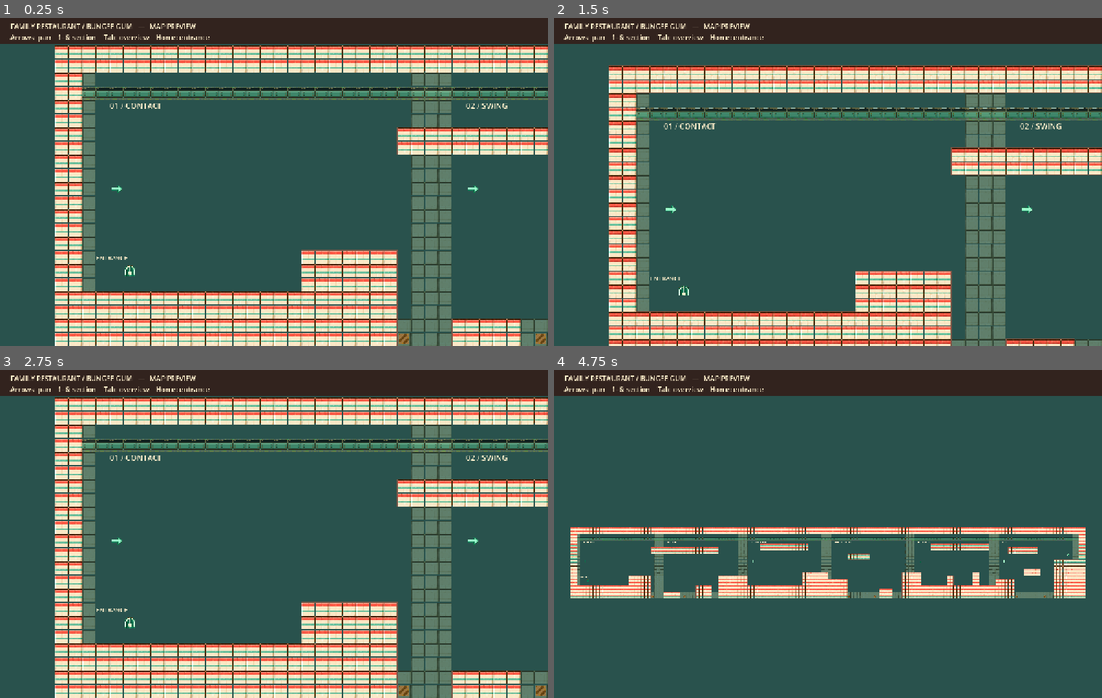
Above: before the commit, frames 1-4 (two rows, left to right).
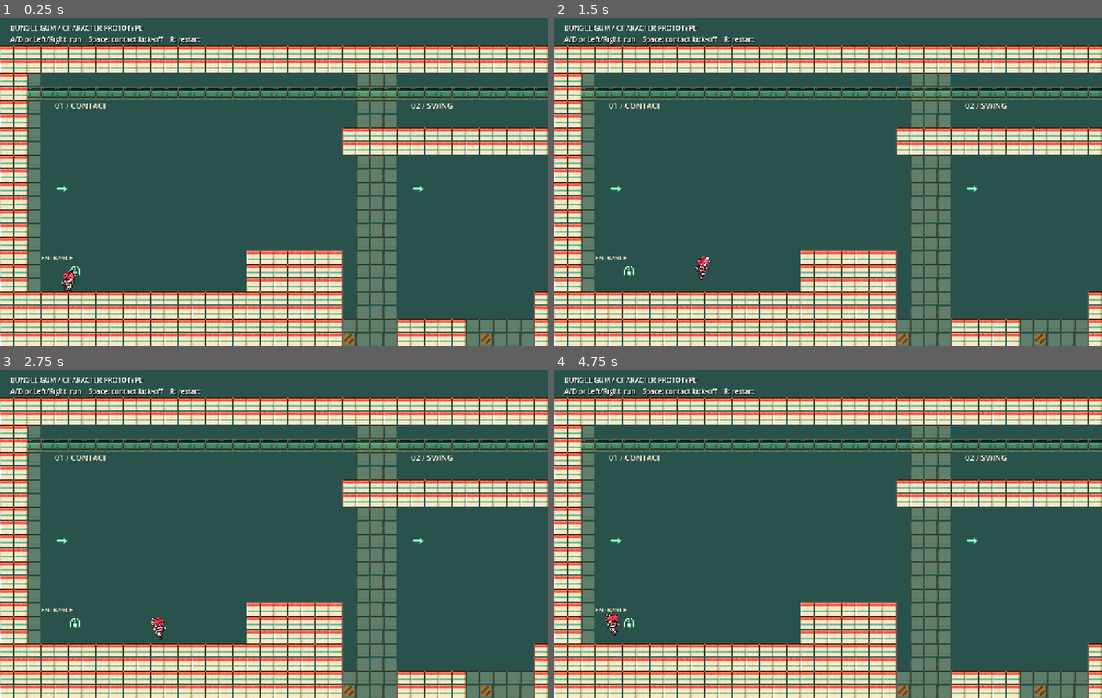
Above: after the commit, the same moments.

Repository: syun77/gd_bungee_gum
Game: Godot game, scene res://scenes/game.tscn
Same seed, same stepped clock (60 frames per second), same inputs: the game is played once before the commit and once after it. Before the commit the project starts from res://scenes/map_preview.tscn.
Inputs:
- Up to frame 1 (0.25 s): no input
- Up to frame 2 (1.5 s): tap Enter at 0.5 s; hold D (move_right, bound only after the commit) from 0.53 s (still down); tap Space (kick_off, bound only after the commit) at 0.6, 1.35 s; tap Up (ui_up) at 0.77 s
- Up to frame 3 (2.75 s): tap Up (ui_up) at 1.52 s; release D (move_right, bound only after the commit) at 2.03 s; hold A (move_left, bound only after the commit) from 2.03 s (still down); tap 1 at 2.1 s; tap Space (kick_off, bound only after the commit) at 2.3 s
- Up to frame 4 (4.75 s): release A (move_left, bound only after the commit) at 2.78 s; hold D (move_right, bound only after the commit) 2.78-4.28 s; tap 6 at 2.85 s; tap Up (ui_up) at 3.02, 3.77, 4.52 s; tap Space (kick_off, bound only after the commit) at 3.05, 3.8, 4.35 s; tap Tab at 3.6 s; tap R (restart, bound only after the commit) at 4.15 s; hold A (move_left, bound only after the commit) from 4.28 s (still down)

The runs differ from the first frame. In frame 1, 33% of the frame differs, in the area x 0-100%, y 0-100%; in frame 2, 59%; in frame 3, 33%; in frame 4, 54%.

Commit message:
キャラクターを実装中

Diff:
--- /dev/null
+++ b/gd-bungee-gum/assets/characters/teto/gum_animations.tres
@@ -0,0 +1,123 @@
+[gd_resource type="SpriteFrames" load_steps=28 format=3]
+
+[ext_resource type="Texture2D" path="res://assets/characters/teto/teto_gum_fire.png" id="fire"]
+[ext_resource type="Texture2D" path="res://assets/characters/teto/teto_gum_pull.png" id="pull"]
+[ext_resource type="Texture2D" path="res://assets/characters/teto/teto_gum_hang.png" id="hang"]
+
+[sub_resource type="AtlasTexture" id="fire_0"]
+atlas = ExtResource("fire")
+region = Rect2(0, 0, 256, 256)
+
+[sub_resource type="AtlasTexture" id="fire_1"]
+atlas = ExtResource("fire")
+region = Rect2(256, 0, 256, 256)
+
+[sub_resource type="AtlasTexture" id="fire_2"]
+atlas = ExtResource("fire")
+region = Rect2(512, 0, 256, 256)
+
+[sub_resource type="AtlasTexture" id="fire_3"]
+atlas = ExtResource("fire")
+region = Rect2(768, 0, 256, 256)
+
+[sub_resource type="AtlasTexture" id="fire_4"]
+atlas = ExtResource("fire")
+region = Rect2(0, 256, 256, 256)
+
+[sub_resource type="AtlasTexture" id="fire_5"]
+atlas = ExtResource("fire")
+region = Rect2(256, 256, 256, 256)
+
+[sub_resource type="AtlasTexture" id="fire_6"]
+atlas = ExtResource("fire")
+region = Rect2(512, 256, 256, 256)
+
+[sub_resource type="AtlasTexture" id="fire_7"]
+atlas = ExtResource("fire")
+region = Rect2(768, 256, 256, 256)
+
+[sub_resource type="AtlasTexture" id="pull_0"]
+atlas = ExtResource("pull")
+region = Rect2(0, 0, 256, 256)
+
+[sub_resource type="AtlasTexture" id="pull_1"]
+atlas = ExtResource("pull")
+region = Rect2(256, 0, 256, 256)
+
+[sub_resource type="AtlasTexture" id="pull_2"]
+atlas = ExtResource("pull")
+region = Rect2(512, 0, 256, 256)
+
+[sub_resource type="AtlasTexture" id="pull_3"]
+atlas = ExtResource("pull")
+region = Rect2(768, 0, 256, 256)
+
+[sub_resource type="AtlasTexture" id="pull_4"]
+atlas = ExtResource("pull")
+region = Rect2(0, 256, 256, 256)
+
+[sub_resource type="AtlasTexture" id="pull_5"]
+atlas = ExtResource("pull")
+region = Rect2(256, 256, 256, 256)
+
+[sub_resource type="AtlasTexture" id="pull_6"]
+atlas = ExtResource("pull")
+region = Rect2(512, 256, 256, 256)
+
+[sub_resource type="AtlasTexture" id="pull_7"]
+atlas = ExtResource("pull")
+region = Rect2(768, 256, 256, 256)
+
+[sub_resource type="AtlasTexture" id="hang_0"]
+atlas = ExtResource("hang")
+region = Rect2(0, 0, 256, 256)
+
+[sub_resource type="AtlasTexture" id="hang_1"]
+atlas = ExtResource("hang")
+region = Rect2(256, 0, 256, 256)
+
+[sub_resource type="AtlasTexture" id="hang_2"]
+atlas = ExtResource("hang")
+region = Rect2(512, 0, 256, 256)
+
+[sub_resource type="AtlasTexture" id="hang_3"]
+atlas = ExtResource("hang")
+region = Rect2(768, 0, 256, 256)
+
+[sub_resource type="AtlasTexture" id="hang_4"]
+atlas = ExtResource("hang")
+region = Rect2(0, 256, 256, 256)
+
+[sub_resource type="AtlasTexture" id="hang_5"]
+atlas = ExtResource("hang")
+region = Rect2(256, 256, 256, 256)
+
+[sub_resource type="AtlasTexture" id="hang_6"]
+atlas = ExtResource("hang")
+region = Rect2(512, 256, 256, 256)
+
+[sub_resource type="AtlasTexture" id="hang_7"]
+atlas = ExtResource("hang")
+region = Rect2(768, 256, 256, 256)
+
+[resource]
+animations = [
+{
+"frames": [{"duration": 1.0, "texture": SubResource("fire_0")}, {"duration": 1.0, "texture": SubResource("fire_1")}, {"duration": 1.0, "texture": SubResource("fire_2")}, {"duration": 1.0, "texture": SubResource("fire_3")}, {"duration": 1.0, "texture": SubResource("fire_4")}, {"duration": 1.0, "texture": SubResource("fire_5")}, {"duration": 1.0, "texture": SubResource("fire_6")}, {"duration": 1.0, "texture": SubResource("fire_7")}],
+"loop": false,
+"name": &"gum_fire",
+"speed": 12.0
+},
+{
+"frames": [{"duration": 1.0, "texture": SubResource("pull_0")}, {"duration": 1.0, "texture": SubResource("pull_1")}, {"duration": 1.0, "texture": SubResource("pull_2")}, {"duration": 1.0, "texture": SubResource("pull_3")}, {"duration": 1.0, "texture": SubResource("pull_4")}, {"duration": 1.0, "texture": SubResource("pull_5")}, {"duration": 1.0, "texture": SubResource("pull_6")}, {"duration": 1.0, "texture": SubResource("pull_7")}],
+"loop": true,
+"name": &"gum_pull",
+"speed": 8.0
+},
+{
+"frames": [{"duration": 1.0, "texture": SubResource("hang_0")}, {"duration": 1.0, "texture": SubResource("hang_1")}, {"duration": 1.0, "texture": SubResource("hang_2")}, {"duration": 1.0, "texture": SubResource("hang_3")}, {"duration": 1.0, "texture": SubResource("hang_4")}, {"duration": 1.0, "texture": SubResource("hang_5")}, {"duration": 1.0, "texture": SubResource("hang_6")}, {"duration": 1.0, "texture": SubResource("hang_7")}],
+"loop": true,
+"name": &"gum_hang",
+"speed": 8.0
+}
+]
--- a/gd-bungee-gum/project.godot
+++ b/gd-bungee-gum/project.godot
@@ -11,7 +11,7 @@
 [application]
 
 config/name="gd_bungee_gum"
-run/main_scene="res://scenes/map_preview.tscn"
+run/main_scene="res://scenes/game.tscn"
 config/features=PackedStringArray("4.5", "GL Compatibility")
 config/icon="res://icon.svg"
 
@@ -25,6 +25,26 @@
 window/stretch/mode="canvas_items"
 window/stretch/aspect="expand"
 
+
+[input]
+
+move_left={
+"deadzone": 0.2,
+"events": [Object(InputEventKey,"physical_keycode":65), Object(InputEventKey,"physical_keycode":4194321)]
+}
+move_right={
+"deadzone": 0.2,
+"events": [Object(InputEventKey,"physical_keycode":68), Object(InputEventKey,"physical_keycode":4194323)]
+}
+kick_off={
+"deadzone": 0.2,
+"events": [Object(InputEventKey,"physical_keycode":32)]
+}
+restart={
+"deadzone": 0.2,
+"events": [Object(InputEventKey,"physical_keycode":82)]
+}
+
 [physics]
 
 3d/physics_engine="Jolt Physics"
--- /dev/null
+++ b/gd-bungee-gum/scenes/characters/player.tscn
@@ -0,0 +1,121 @@
+[gd_scene load_steps=29 format=3]
+
+[ext_resource type="Script" path="res://scripts/player.gd" id="1"]
+[ext_resource type="Texture2D" path="res://assets/characters/teto_idle.png" id="2"]
+[ext_resource type="Texture2D" path="res://assets/characters/teto_run.png" id="3"]
+[ext_resource type="Texture2D" path="res://assets/characters/teto_jump.png" id="4"]
+
+[sub_resource type="AtlasTexture" id="idle_0"]
+atlas = ExtResource("2")
+region = Rect2(0, 0, 256, 256)
+
+[sub_resource type="AtlasTexture" id="idle_1"]
+atlas = ExtResource("2")
+region = Rect2(256, 0, 256, 256)
+
+[sub_resource type="AtlasTexture" id="idle_2"]
+atlas = ExtResource("2")
+region = Rect2(512, 0, 256, 256)
+
+[sub_resource type="AtlasTexture" id="idle_3"]
+atlas = ExtResource("2")
+region = Rect2(768, 0, 256, 256)
+
+[sub_resource type="AtlasTexture" id="idle_4"]
+atlas = ExtResource("2")
+region = Rect2(0, 256, 256, 256)
+
+[sub_resource type="AtlasTexture" id="idle_5"]
+atlas = ExtResource("2")
+region = Rect2(256, 256, 256, 256)
+
+[sub_resource type="AtlasTexture" id="run_0"]
+atlas = ExtResource("3")
+region = Rect2(0, 0, 256, 256)
+
+[sub_resource type="AtlasTexture" id="run_1"]
+atlas = ExtResource("3")
+region = Rect2(256, 0, 256, 256)
+
+[sub_resource type="AtlasTexture" id="run_2"]
+atlas = ExtResource("3")
+region = Rect2(512, 0, 256, 256)
+
+[sub_resource type="AtlasTexture" id="run_3"]
+atlas = ExtResource("3")
+region = Rect2(768, 0, 256, 256)
+
+[sub_resource type="AtlasTexture" id="run_4"]
+atlas = ExtResource("3")
+region = Rect2(0, 256, 256, 256)
+
+[sub_resource type="AtlasTexture" id="run_5"]
+atlas = ExtResource("3")
+region = Rect2(256, 256, 256, 256)
+
+[sub_resource type="AtlasTexture" id="run_6"]
+atlas = ExtResource("3")
+region = Rect2(512, 256, 256, 256)
+
+[sub_resource type="AtlasTexture" id="run_7"]
+atlas = ExtResource("3")
+region = Rect2(768, 256, 256, 256)
+
+[sub_resource type="AtlasTexture" id="jump_0"]
+atlas = ExtResource("4")
+region = Rect2(0, 0, 256, 256)
+
+[sub_resource type="AtlasTexture" id="jump_1"]
+atlas = ExtResource("4")
+region = Rect2(256, 0, 256, 256)
+
+[sub_resource type="AtlasTexture" id="jump_2"]
+atlas = ExtResource("4")
+region = Rect2(512, 0, 256, 256)
+
+[sub_resource type="AtlasTexture" id="jump_3"]
+atlas = ExtResource("4")
+region = Rect2(768, 0, 256, 256)
+
+[sub_resource type="AtlasTexture" id="jump_4"]
+atlas = ExtResource("4")
+region = Rect2(0, 256, 256, 256)
+
+[sub_resource type="AtlasTexture" id="jump_5"]
+atlas = ExtResource("4")
+region = Rect2(256, 256, 256, 256)
+
+[sub_resource type="AtlasTexture" id="jump_6"]
+atlas = ExtResource("4")
+region = Rect2(512, 256, 256, 256)
+
+[sub_resource type="AtlasTexture" id="jump_7"]
+atlas = ExtResource("4")
+region = Rect2(768, 256, 256, 256)
+
+[sub_resource type="SpriteFrames" id="Frames"]
+animations = [
+{"frames": [{"duration": 1.0, "texture": SubResource("idle_0")}, {"duration": 1.0, "texture": SubResource("idle_1")}, {"duration": 1.0, "texture": SubResource("idle_2")}, {"duration": 1.0, "texture": SubResource("idle_3")}, {"duration": 1.0, "texture": SubResource("idle_4")}, {"duration": 1.0, "texture": SubResource("idle_5")}], "loop": true, "name": &"idle", "speed": 6.0},
+{"frames": [{"duration": 1.0, "texture": SubResource("run_0")}, {"duration": 1.0, "texture": SubResource("run_1")}, {"duration": 1.0, "texture": SubResource("run_2")}, {"duration": 1.0, "texture": SubResource("run_3")}, {"duration": 1.0, "texture": SubResource("run_4")}, {"duration": 1.0, "texture": SubResource("run_5")}, {"duration": 1.0, "texture": SubResource("run_6")}, {"duration": 1.0, "texture": SubResource("run_7")}], "loop": true, "name": &"run", "speed": 12.0},
+{"frames": [{"duration": 1.0, "texture": SubResource("jump_0")}, {"duration": 1.0, "texture": SubResource("jump_1")}, {"duration": 1.0, "texture": SubResource("jump_2")}, {"duration": 1.0, "texture": SubResource("jump_3")}, {"duration": 1.0, "texture": SubResource("jump_4")}, {"duration": 1.0, "texture": SubResource("jump_5")}, {"duration": 1.0, "texture": SubResource("jump_6")}, {"duration": 1.0, "texture": SubResource("jump_7")}], "loop": false, "name": &"jump", "speed": 10.0},
+]
+
+[sub_resource type="CapsuleShape2D" id="Body"]
+radius = 10.0
+height = 52.0
+
+[node name="Player" type="CharacterBody2D"]
+collision_layer = 2
+collision_mask = 1
+script = ExtResource("1")
+
+[node name="CollisionShape2D" type="CollisionShape2D" parent="."]
+position = Vector2(0, -26)
+shape = SubResource("Body")
+
+[node name="AnimatedSprite2D" type="AnimatedSprite2D" parent="."]
+position = Vector2(0, -32.5)
+scale = Vector2(0.3125, 0.3125)
+sprite_frames = SubResource("Frames")
+animation = &"idle"
+autoplay = "idle"
--- /dev/null
+++ b/gd-bungee-gum/scenes/game.tscn
@@ -0,0 +1,28 @@
+[gd_scene load_steps=4 format=3]
+
+[ext_resource type="PackedScene" path="res://scenes/stages/theater_stage.tscn" id="1"]
+[ext_resource type="PackedScene" path="res://scenes/characters/player.tscn" id="2"]
+[ext_resource type="Script" path="res://scripts/game.gd" id="3"]
+
+[node name="Game" type="Node2D"]
+script = ExtResource("3")
+
+[node name="TheaterStage" parent="." instance=ExtResource("1")]
+
+[node name="Player" parent="." instance=ExtResource("2")]
+
+[node name="Camera2D" type="Camera2D" parent="."]
+limit_left = 0
+limit_top = 0
+limit_right = 5120
+limit_bottom = 768
+
+[node name="HUD" type="CanvasLayer" parent="."]
+
+[node name="Help" type="Label" parent="HUD"]
+offset_left = 24.0
+offset_top = 12.0
+theme_override_colors/font_shadow_color = Color(0.1, 0.1, 0.1, 1)
+theme_override_constants/shadow_offset_x = 2
+theme_override_constants/shadow_offset_y = 2
+text = "BUNGEE GUM / CHARACTER PROTOTYPE\nA/D or Left/Right: run    Space: contact kick-off    R: restart"
--- /dev/null
+++ b/gd-bungee-gum/scripts/game.gd
@@ -0,0 +1,13 @@
+extends Node2D
+
+@onready var player: CharacterBody2D = $Player
+@onready var camera: Camera2D = $Camera2D
+
+func _ready() -> void:
+	player.global_position = $TheaterStage/PlacementMarkers/PlayerSpawn.global_position
+	camera.position = player.position
+
+func _physics_process(_delta: float) -> void:
+	camera.position = player.position
+	if Input.is_action_just_pressed("restart") or player.position.y > 900.0:
+		get_tree().reload_current_scene()
--- a/gd-bungee-gum/scripts/map_preview.gd
+++ b/gd-bungee-gum/scripts/map_preview.gd
@@ -1,5 +1,5 @@
 extends Node2D
-## Inspection camera only. Replace this scene wrapper when adding the player.
+## Standalone map inspection camera; gameplay uses game.tscn.
 
 @onready var camera: Camera2D = $Camera2D
 var overview := false
--- /dev/null
+++ b/gd-bungee-gum/scripts/player.gd
@@ -0,0 +1,58 @@
+extends CharacterBody2D
+## Feet-origin controller. External momentum persists independently of steering.
+
+@export var run_speed := 220.0
+@export var ground_acceleration := 1600.0
+@export var air_acceleration := 350.0
+@export var gravity := 1100.0
+@export var kick_speed := 260.0
+@export_range(0.01, 1000.0) var mass := 1.0
+var external_velocity := Vector2.ZERO
+var control_velocity := Vector2.ZERO
+var kick_available := true
+var landing_time := 0.0
+@onready var sprite: AnimatedSprite2D = $AnimatedSprite2D
+
+func apply_external_force(force: Vector2, delta: float) -> void:
+	external_velocity += force / mass * delta
+
+func _physics_process(delta: float) -> void:
+	var grounded := is_on_floor()
+	var touching := grounded or is_on_wall() or is_on_ceiling()
+	if not touching:
+		kick_available = true
+	var direction := Input.get_axis("move_left", "move_right")
+	var acceleration := ground_acceleration if grounded else air_acceleration
+	control_velocity.x = move_toward(control_velocity.x, direction * run_speed, acceleration * delta)
+	external_velocity.y += gravity * delta
+	if Input.is_action_just_pressed("kick_off") and touching and kick_available:
+		var normal := get_floor_normal() if grounded else (get_wall_normal() if is_on_wall() else Vector2.DOWN)
+		external_velocity += normal * kick_speed
+		kick_available = false
+	velocity = control_velocity + external_velocity
+	move_and_slide()
+	for index in get_slide_collision_count():
+		var normal := get_slide_collision(index).get_normal()
+		if external_velocity.dot(normal) < 0.0:
+			external_velocity = external_velocity.slide(normal)
+		if control_velocity.dot(normal) < 0.0:
+			control_velocity = control_velocity.slide(normal)
+	velocity = control_velocity + external_velocity
+	if not grounded and is_on_floor():
+		landing_time = 0.12
+	landing_time = maxf(landing_time - delta, 0.0)
+	_update_animation(direction)
+
+func _update_animation(direction: float) -> void:
+	if direction != 0.0:
+		sprite.flip_h = direction < 0.0
+	if not is_on_floor():
+		sprite.play("jump")
+		sprite.pause()
+		sprite.frame = 2 if velocity.y < -80.0 else (3 if velocity.y < 80.0 else 5)
+	elif landing_time > 0.0:
+		sprite.play("jump")
+		sprite.pause()
+		sprite.frame = 6
+	else:
+		sprite.play("run" if absf(velocity.x) > 12.0 else "idle")
--- /dev/null
+++ b/gd-bungee-gum/tools/verify_player.gd
@@ -0,0 +1,47 @@
+extends SceneTree
+
+func _initialize() -> void:
+	call_deferred("verify")
+
+func ticks(count: int) -> void:
+	for index in count:
+		await physics_frame
+		await process_frame
+
+func verify() -> void:
+	var game: Node2D = load("res://scenes/game.tscn").instantiate()
+	root.add_child(game)
+	var player = game.get_node("Player")
+	var sprite: AnimatedSprite2D = player.get_node("AnimatedSprite2D")
+	await ticks(40)
+	assert(player.is_on_floor(), "Player must land on stage")
+	assert(sprite.animation == &"idle")
+	assert(absf(player.position.y - 640.0) < 1.0, "Feet must align with floor")
+	var start_x: float = player.position.x
+	Input.action_press("move_right")
+	await ticks(12)
+	assert(player.position.x > start_x + 10.0)
+	assert(sprite.animation == &"run")
+	Input.action_release("move_right")
+	Input.action_press("kick_off")
+	await ticks(2)
+	assert(not player.is_on_floor())
+	assert(player.velocity.y < 0.0)
+	assert(sprite.animation == &"jump")
+	Input.action_release("kick_off")
+	await ticks(3)
+	var rising_speed: float = player.velocity.y
+	Input.action_press("kick_off")
+	await ticks(2)
+	assert(player.velocity.y > rising_speed, "Air input must not add a second impulse")
+	Input.action_release("kick_off")
+	await ticks(55)
+	assert(player.is_on_floor())
+	assert(sprite.animation == &"idle")
+	player.external_velocity = Vector2(-200.0, 0.0)
+	player.position = Vector2(80, 640)
+	await ticks(25)
+	assert(player.position.x >= 73.0)
+	assert(absf(player.external_velocity.x) < 0.1, "Wall must clear inward external momentum")
+	print("PASS: spawn, floor alignment, idle/run/jump/landing, no air jump, wall momentum cleanup")
+	quit()
Binary file added: gd-bungee-gum/assets/characters/teto/teto_gum_fire.png
Not shown, added: gd-bungee-gum/assets/characters/teto/teto_gum_fire.png.import
Binary file added: gd-bungee-gum/assets/characters/teto/teto_gum_hang.png
Not shown, added: gd-bungee-gum/assets/characters/teto/teto_gum_hang.png.import
Binary file added: gd-bungee-gum/assets/characters/teto/teto_gum_pull.png
Not shown, added: gd-bungee-gum/assets/characters/teto/teto_gum_pull.png.import
Binary file added: gd-bungee-gum/assets/characters/teto_idle.png
Not shown, added: gd-bungee-gum/assets/characters/teto_idle.png.import
Binary file added: gd-bungee-gum/assets/characters/teto_jump.png
Not shown, added: gd-bungee-gum/assets/characters/teto_jump.png.import
Binary file added: gd-bungee-gum/assets/characters/teto_run.png
Not shown, added: gd-bungee-gum/assets/characters/teto_run.png.import
(and 8 more such lines)
